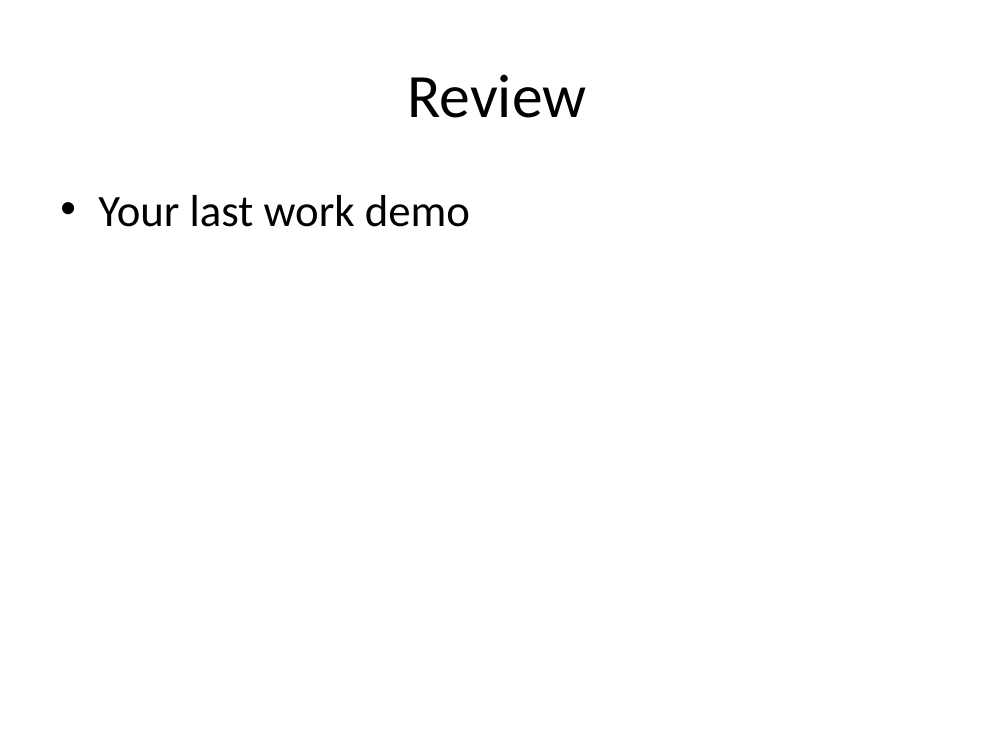
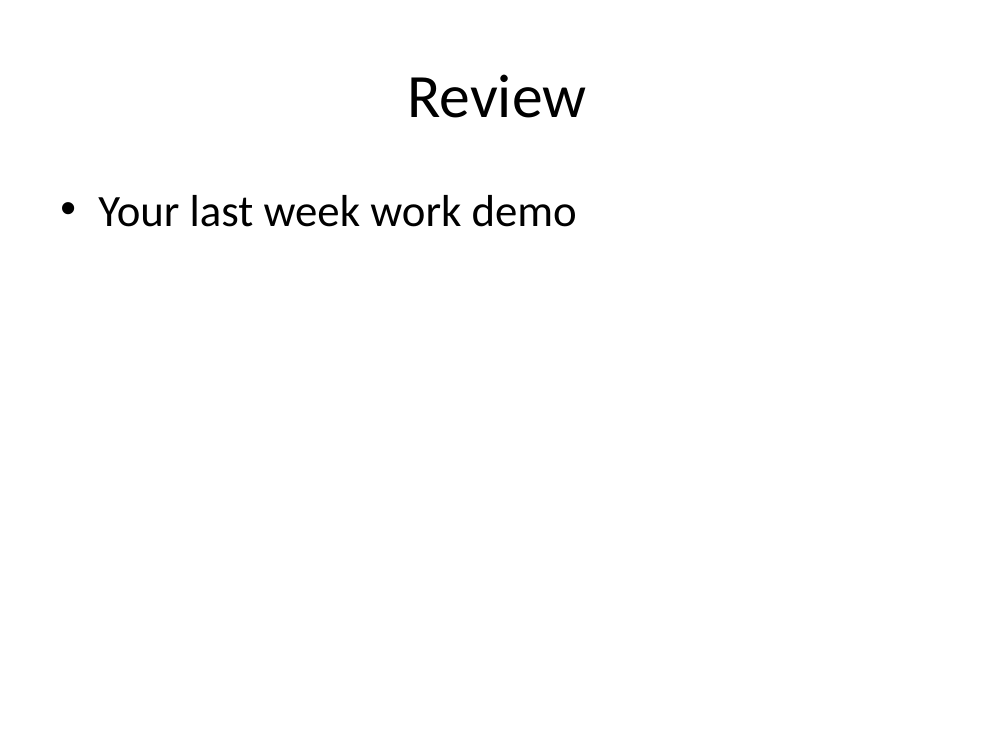
Before and after one commit to wrasdf/ddd-workshop, a slide deck: slide 4 of day-3/ddd-3.pptx. Drawn at 1008x756 pixels with LibreOffice and Linux fonts; fonts in the diff are those of the drawing. Boxes give left, top, right and bottom in pixels: in the first picture for what was removed or moved away, otherwise in the second. Text is boxed around its words. In the diff, an @@ line names an element or a change of style, - is before the commit and + after.

```diff
--- a/day-3/ddd-3.pptx
+++ b/day-3/ddd-3.pptx
@@ text at [98, 195, 577, 227]: text changed @@
-• Your last work demo
+• Your last week work demo
```
Also in this commit, not shown: 1 other slide changed, 8 other files.
